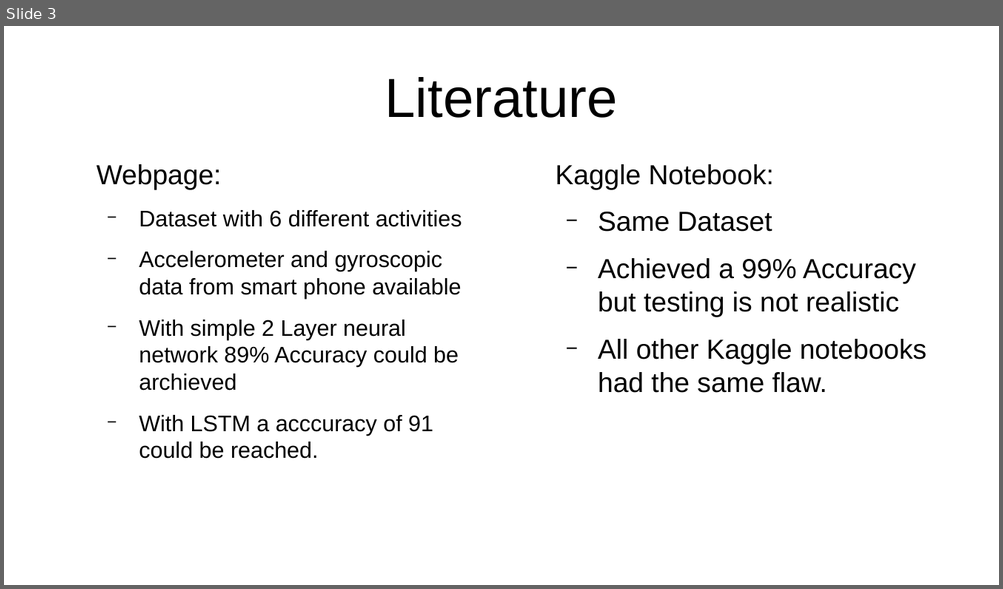
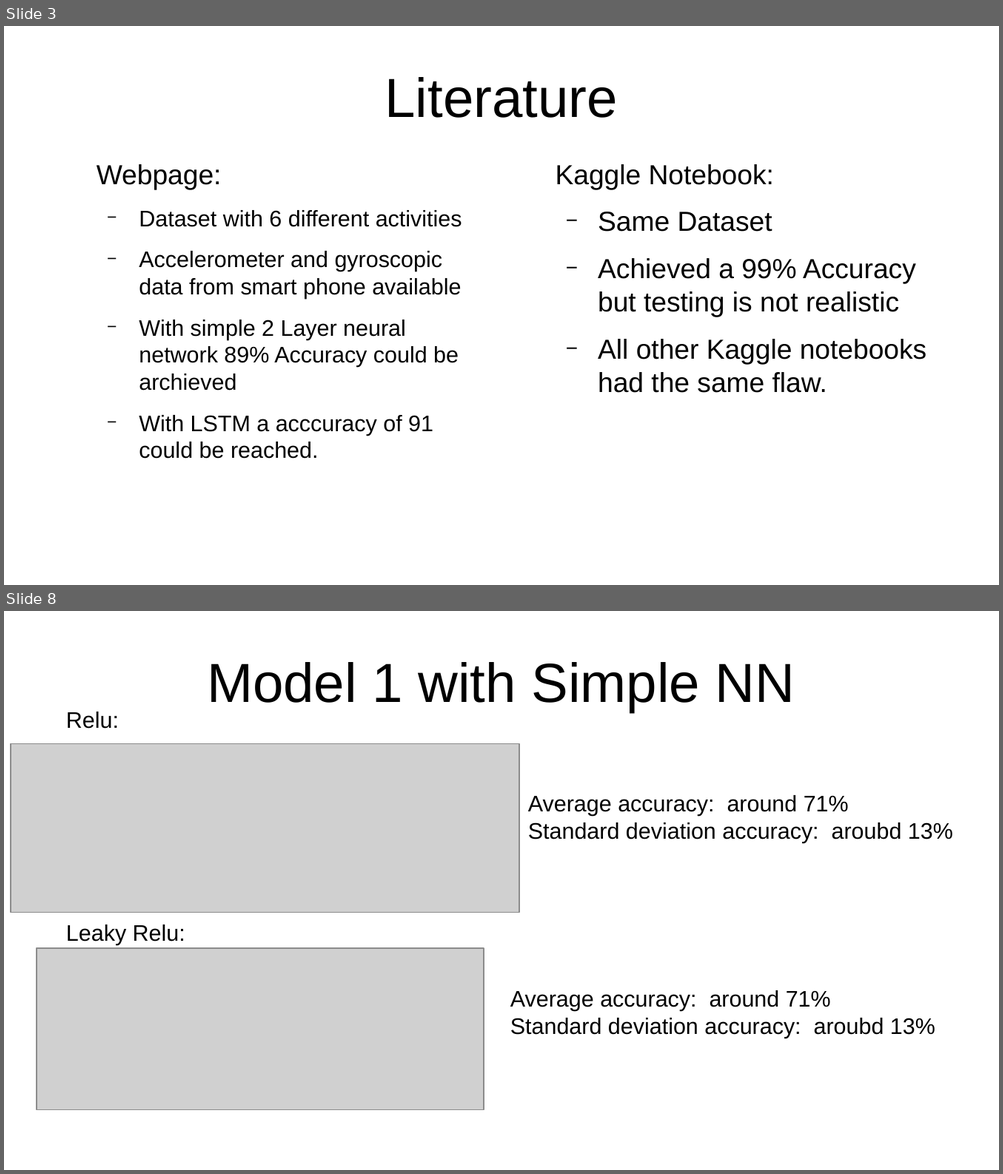
Before and after one commit to Tomson909/PhysicalActivity, a slide deck: 4_Presentation/PresentationProject.odp. Shown one above the other, each under a label of ours: slide 3 before the commit, slides 3 and 8 after it; the slides between them are not shown. The pictures are 1003x589 and 1003x1174 pixels, drawn with LibreOffice and Linux fonts; fonts in the diff are those of the drawing; grey boxes stand for pictures. Boxes give left, top, right and bottom in pixels: in the first picture for what was removed or moved away, otherwise in the second. Text is boxed around its words. In the diff, an @@ line names an element or a change of style, - is before the commit and + after.

```diff
--- a/4_Presentation/PresentationProject.odp
+++ b/4_Presentation/PresentationProject.odp
@@ slide 8 added at [4,611,999,1170], background #FFFFFF @@
@@ title added at [207,662,795,712], 44 pt, text #000000 @@
+Model 1 with Simple NN
@@ text added at [66,712,119,729], 18 pt, text #000000 @@
+Relu:
@@ picture added at [11,743,519,912] @@
@@ text added at [528,795,953,843], 18 pt, text #000000 @@
+Average accuracy: around 71%
+Standard deviation accuracy: aroubd 13%
@@ text added at [66,925,185,945], 18 pt, text #000000 @@
+Leaky Relu:
@@ picture added at [37,948,484,1110] @@
@@ text added at [510,991,935,1039], 18 pt, text #000000 @@
+Average accuracy: around 71%
+Standard deviation accuracy: aroubd 13%
```
Also in this commit, not shown: 2 slides changed, 11 other slides added, 2 slides removed, 5 other files.
